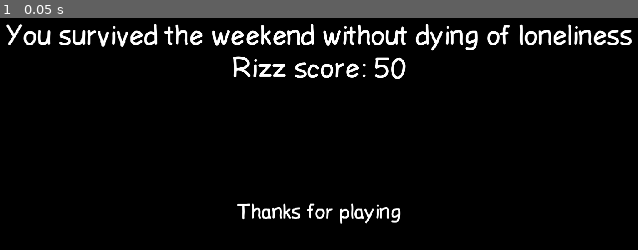
Above: before the commit, frame 1.
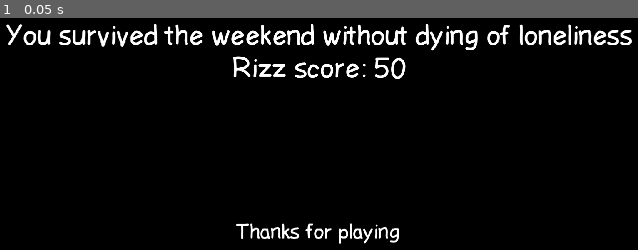
Above: after the commit, the same moment.

Repository: DweedleDeBeetle/date-or-die
Game: Godot game, scene res://scenes/the_end.tscn
The game is run twice, just before and just after one commit, with the same random seed, the same clock (stepped at 60 frames per second) and the same inputs. Before the commit the project has no main scene; this scene is started directly in both runs.
Inputs:
- Up to frame 1 (0.05 s): no input

The runs differ from the first frame. In frame 1, 1.4% of the frame differs, in the area x 36-63%, y 79-98%.

Commit message:
finished.

Diff:
--- a/Script/the_end.gd
+++ b/Script/the_end.gd
@@ -1,5 +1,7 @@
 extends Node2D
 var rizz = Global.get('rizz')
+var time = 10
+var once = false
 
 # Called when the node enters the scene tree for the first time.
 func _ready() -> void:
@@ -9,4 +11,8 @@
 
 # Called every frame. 'delta' is the elapsed time since the previous frame.
 func _process(delta: float) -> void:
+	time-=delta
+	if time <= 0 and once == false:
+		$AnimationPlayer.play('girlboss')
+		once = true
 	pass
--- a/Script/typing.gd
+++ b/Script/typing.gd
@@ -49,8 +49,8 @@
 	"for(int i = 0; i <= 500; i += 100) {\nfill(8,199,255);\nJust kidding.","...I love you.","Sweet! I love you too!",
 	"Yippee! Huzzah!","                        "]
 var the_script = [text_list_one,text_list_two,text_list_three]
-var now_list = 0
-var text_index = 0
+var now_list = 2
+var text_index = 25
 var typeable = false
 var minute_time = 5
 var once_please = false
@@ -73,11 +73,11 @@
 		$fade.play("fadein")
 		faded -= delta
 		if faded <=0:
-			text_index = 0
 			faded = 1
 			if now_list != 2:
 				now_list+=1
-			if now_list == 2:
+				text_index = 0
+			if now_list == 2 and text_index > 2:
 				get_tree().change_scene_to_file("res://scenes/the_end.tscn")
 	if text_index == 0 and once_please == false:
 		$fade.play("fadeout")
--- a/project.godot
+++ b/project.godot
@@ -11,6 +11,7 @@
 [application]
 
 config/name="Date/Time"
+run/main_scene="res://scenes/MainMenu.tscn"
 config/features=PackedStringArray("4.3", "Forward Plus")
 config/icon="res://icon.svg"
 
--- a/scenes/the_end.tscn
+++ b/scenes/the_end.tscn
@@ -1,9 +1,46 @@
-[gd_scene load_steps=4 format=3 uid="uid://ukb1vcnojxyw"]
+[gd_scene load_steps=8 format=3 uid="uid://ukb1vcnojxyw"]
 
 [ext_resource type="Script" path="res://Script/the_end.gd" id="1_m8qwq"]
 [ext_resource type="FontFile" uid="uid://cj5bq560bramy" path="res://assets/ldfcomicsans-font/Ldfcomicsans-jj7l.ttf" id="2_0fxka"]
+[ext_resource type="Texture2D" uid="uid://lptuln7cvsvs" path="res://assets/girlboss.jpg" id="3_y3j5x"]
 
 [sub_resource type="CanvasTexture" id="CanvasTexture_6mrm7"]
+
+[sub_resource type="Animation" id="Animation_oh853"]
+resource_name = "girlboss"
+tracks/0/type = "value"
+tracks/0/imported = false
+tracks/0/enabled = true
+tracks/0/path = NodePath("Sprite2D:modulate")
+tracks/0/interp = 1
+tracks/0/loop_wrap = true
+tracks/0/keys = {
+"times": PackedFloat32Array(0, 1),
+"transitions": PackedFloat32Array(1, 1),
+"update": 0,
+"values": [Color(1, 1, 1, 0), Color(1, 1, 1, 1)]
+}
+
+[sub_resource type="Animation" id="Animation_ihp1e"]
+length = 0.001
+tracks/0/type = "value"
+tracks/0/imported = false
+tracks/0/enabled = true
+tracks/0/path = NodePath("Sprite2D:modulate")
+tracks/0/interp = 1
+tracks/0/loop_wrap = true
+tracks/0/keys = {
+"times": PackedFloat32Array(0),
+"transitions": PackedFloat32Array(1),
+"update": 0,
+"values": [Color(1, 1, 1, 0)]
+}
+
+[sub_resource type="AnimationLibrary" id="AnimationLibrary_rwfjg"]
+_data = {
+"RESET": SubResource("Animation_ihp1e"),
+"girlboss": SubResource("Animation_oh853")
+}
 
 [node name="the end" type="Node2D"]
 script = ExtResource("1_m8qwq")
@@ -25,10 +62,23 @@
 vertical_alignment = 1
 
 [node name="Label2" type="Label" parent="."]
-offset_right = 1922.0
-offset_bottom = 953.0
+offset_left = -3.0
+offset_top = 48.0
+offset_right = 1919.0
+offset_bottom = 1001.0
 theme_override_fonts/font = ExtResource("2_0fxka")
 theme_override_font_sizes/font_size = 48
 text = "Thanks for playing"
 horizontal_alignment = 1
 vertical_alignment = 2
+
+[node name="Sprite2D" type="Sprite2D" parent="."]
+modulate = Color(1, 1, 1, 0)
+position = Vector2(952, 565)
+scale = Vector2(1.59, 1.601)
+texture = ExtResource("3_y3j5x")
+
+[node name="AnimationPlayer" type="AnimationPlayer" parent="."]
+libraries = {
+"": SubResource("AnimationLibrary_rwfjg")
+}
Binary file added: assets/girlboss.jpg
Not shown, added: assets/girlboss.jpg.import
